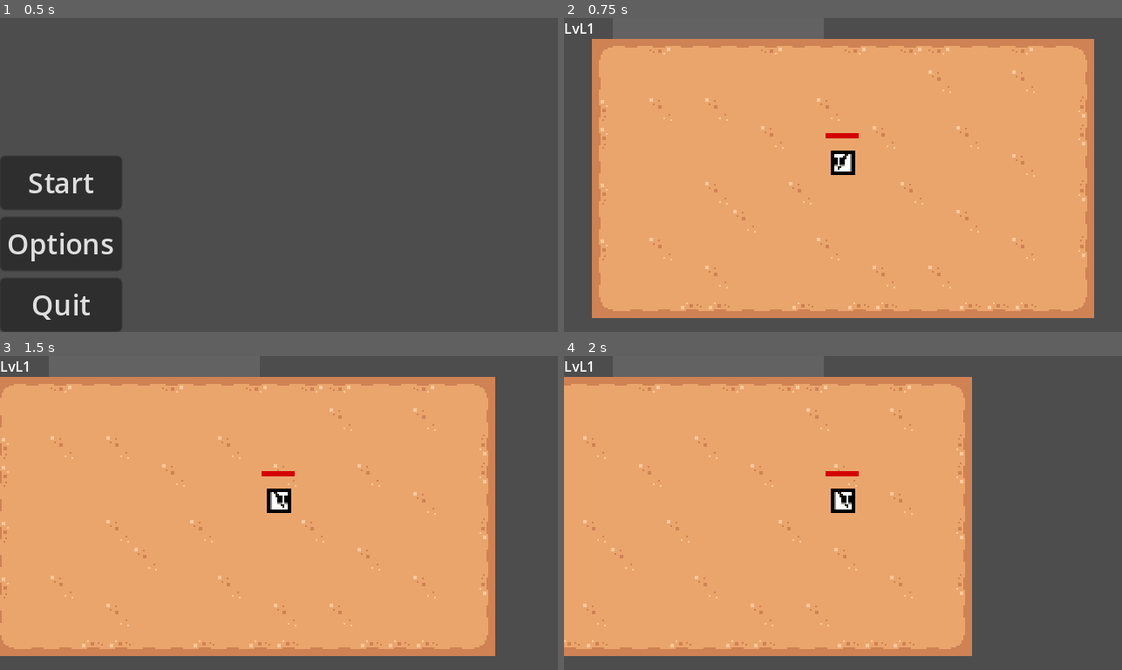
Above: before the commit, frames 1-4 (two rows, left to right).
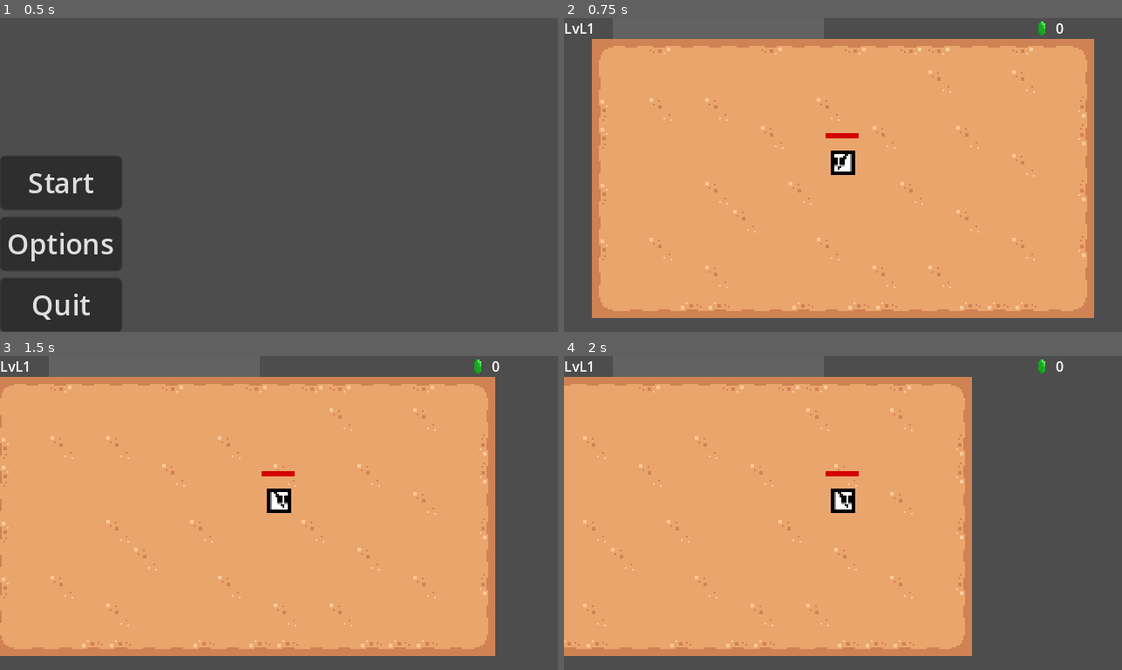
Above: after the commit, the same moments.

Repository: Maf1sher/Gorama
Game: Godot game, scene res://scenes/UI/Menu.tscn
Two runs of this game, one before a commit and one after it. Both use one fixed random seed, a clock stepped at 60 frames per second and the inputs below.
Inputs (mouse positions are in pixels of both pictures, inside the frame that each line leads up to):
- Up to frame 1 (0.5 s): no input
- Up to frame 2 (0.75 s): click "Start" at 0.5 s
- Up to frame 3 (1.5 s): tap Enter at 1.25 s; move the mouse to (401, 497) at 1.27 s; hold D (right) from 1.28 s (still down); click (401, 497) at 1.42 s
- Up to frame 4 (2 s): keep holding D (right)

Frame 1 is identical in both runs. In frame 2, less than 0.1% of the frame differs, in the area x 85-90%, y 1-6%; in frame 3, less than 0.1%; in frame 4, less than 0.1%.

Commit message:
currency counter

Diff:
--- a/project.godot
+++ b/project.godot
@@ -17,8 +17,9 @@
 
 [autoload]
 
-DataHandler="*res://scripts/auto_load/DataHandler.gd"
+DataHandler="res://scripts/auto_load/DataHandler.gd"
 InputManager="*res://scripts/auto_load/InputManager.gd"
+CurrencyManager="*res://scripts/auto_load/CurrencyManager.gd"
 
 [display]
 
--- /dev/null
+++ b/scenes/UI/currency_hud/currency_hud.tscn
@@ -0,0 +1,33 @@
+[gd_scene load_steps=3 format=3 uid="uid://brriki1m05fmo"]
+
+[ext_resource type="Texture2D" uid="uid://blu5r8ykg1yoi" path="res://assests/sprites/crystal_hud.png" id="1_0uxfb"]
+[ext_resource type="Script" path="res://scripts/UI/currency_hud/currency_hud.gd" id="1_3ohuo"]
+
+[node name="CurrencyHUD" type="Control"]
+layout_mode = 3
+anchors_preset = 15
+anchor_right = 1.0
+anchor_bottom = 1.0
+grow_horizontal = 2
+grow_vertical = 2
+script = ExtResource("1_3ohuo")
+
+[node name="FlowContainer" type="FlowContainer" parent="."]
+layout_mode = 1
+anchors_preset = 1
+anchor_left = 1.0
+anchor_right = 1.0
+offset_left = -50.0
+offset_bottom = 24.0
+grow_horizontal = 0
+
+[node name="TextureRect" type="TextureRect" parent="FlowContainer"]
+layout_mode = 2
+size_flags_vertical = 4
+texture = ExtResource("1_0uxfb")
+stretch_mode = 2
+
+[node name="Label" type="Label" parent="FlowContainer"]
+layout_mode = 2
+theme_override_font_sizes/font_size = 8
+text = "0"
--- a/scenes/game.tscn
+++ b/scenes/game.tscn
@@ -9,6 +9,7 @@
 [ext_resource type="Script" path="res://scripts/UI/ui.gd" id="6_c3x2e"]
 [ext_resource type="PackedScene" uid="uid://d2khi3ger03ku" path="res://scenes/enemy_generator.tscn" id="6_o1rp0"]
 [ext_resource type="PackedScene" uid="uid://le8j3cnqotuj" path="res://scenes/UI/select_card/select_card.tscn" id="7_utq1f"]
+[ext_resource type="PackedScene" uid="uid://brriki1m05fmo" path="res://scenes/UI/currency_hud/currency_hud.tscn" id="9_w02he"]
 
 [sub_resource type="TileSetAtlasSource" id="TileSetAtlasSource_yyrcg"]
 texture = ExtResource("2_7fj5m")
@@ -220,6 +221,9 @@
 process_mode = 2
 visible = false
 
+[node name="CrystalHUD" parent="UI" instance=ExtResource("9_w02he")]
+mouse_filter = 2
+
 [node name="EnemyGenerator" parent="." node_paths=PackedStringArray("player") instance=ExtResource("6_o1rp0")]
 position = Vector2(158, 89)
 player = NodePath("../Player")
--- /dev/null
+++ b/scripts/UI/currency_hud/currency_hud.gd
@@ -0,0 +1,14 @@
+extends Control
+
+@onready var label = $FlowContainer/Label
+
+func _ready():
+	CurrencyManager.connect("currency_changed", Callable(self, "_on_currency_changed"))
+	_update_display(CurrencyManager.currencie)
+
+func _on_currency_changed(value: int):
+	#if type == "crystal":
+	_update_display(value)
+
+func _update_display(value: int):
+	label.text = str(value)
--- /dev/null
+++ b/scripts/auto_load/CurrencyManager.gd
@@ -0,0 +1,16 @@
+extends Node
+
+var currencie: int = 0
+
+signal currency_changed(new_value: int)
+
+func add(amount: int):
+	currencie += amount
+	emit_signal("currency_changed", currencie)
+
+func spend(amount: int) -> bool:
+	if currencie >= amount:
+		currencie -= amount
+		emit_signal("currency_changed", currencie)
+		return true
+	return false
--- a/scripts/entity/player/item_detector.gd
+++ b/scripts/entity/player/item_detector.gd
@@ -2,3 +2,5 @@
 
 func _on_area_entered(area: Area2D) -> void:
 	var item_name = area.pick_up_item()
+	if item_name == "crystal":
+		CurrencyManager.add(1)
Binary file added: assests/sprites/crystal_hud.png
Not shown, added: assests/sprites/crystal_hud.png.import
Not shown: 1 places in scenes/game.tscn that only renumber resources
